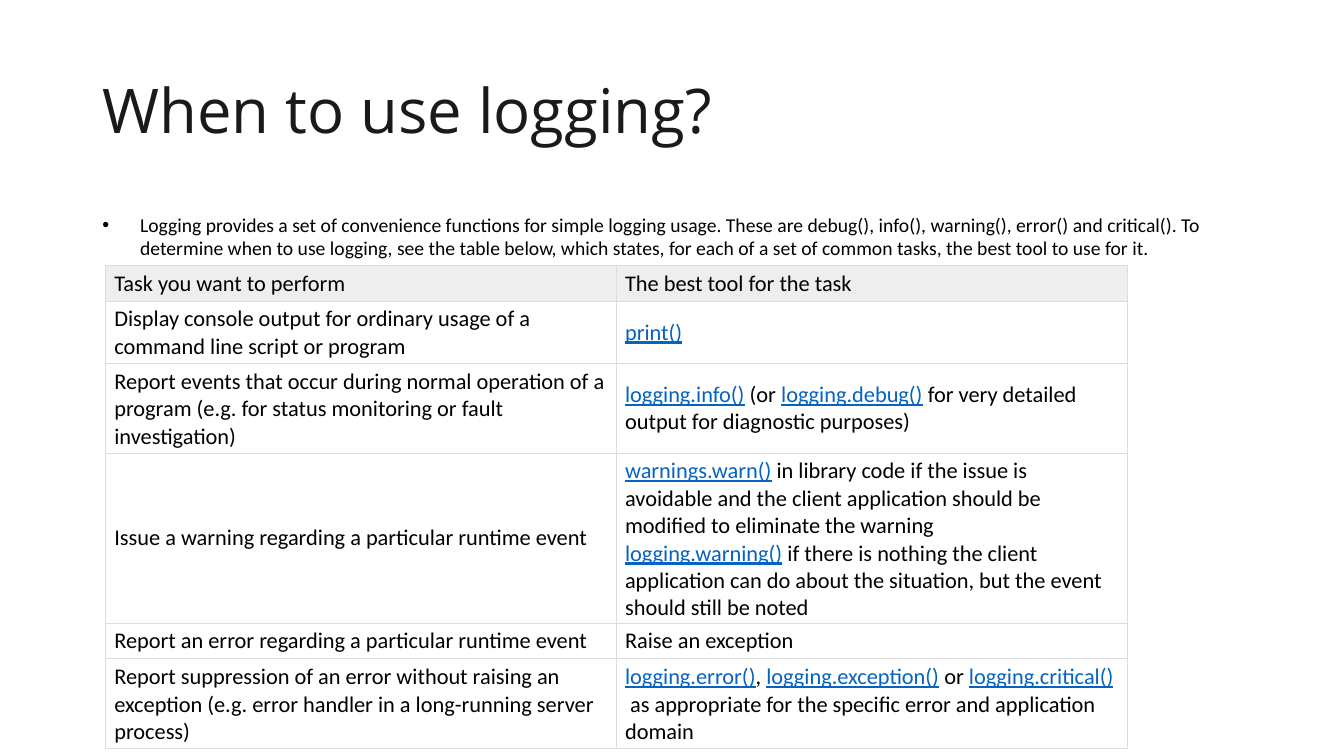
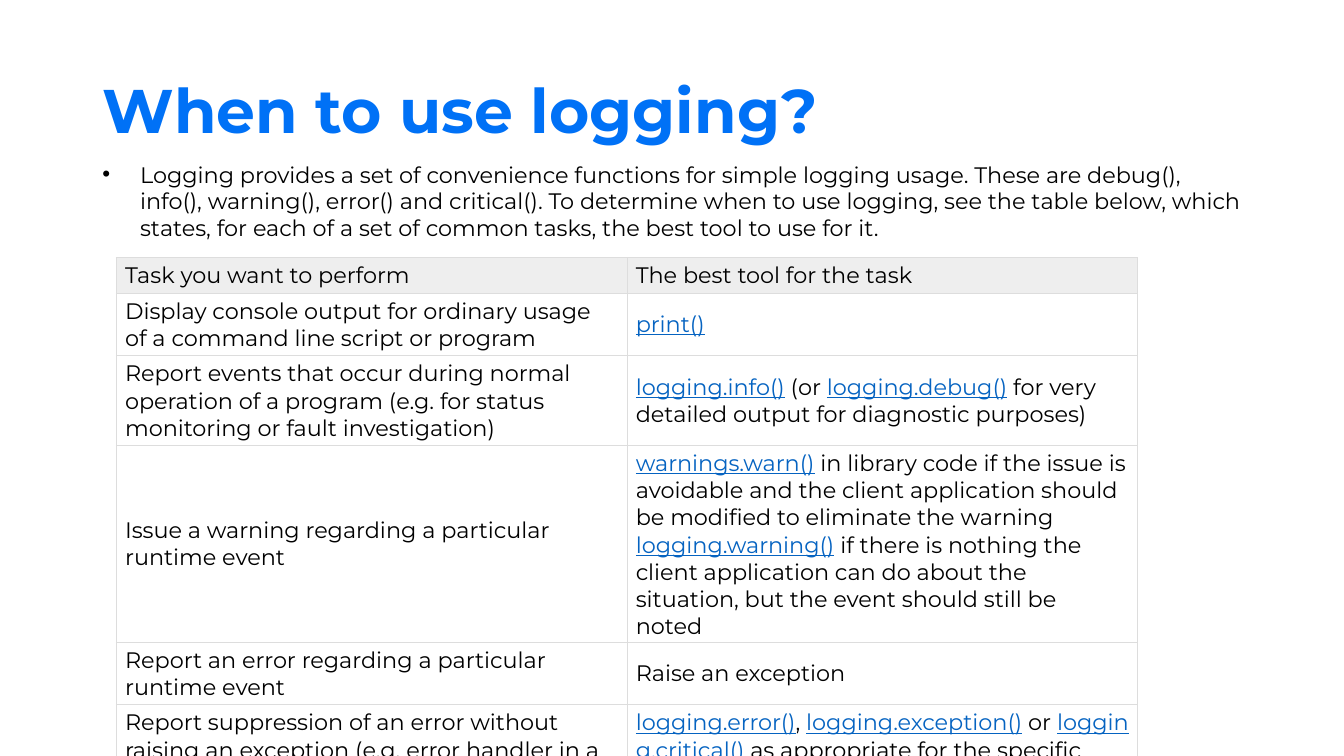
Before and after one commit to Spax04/PythonCourse, a slide deck: slide 21 of adv_new/Module 03 - Exception handling and Logging.pptx. Drawn at 1344x756 pixels with LibreOffice and Linux fonts; fonts in the diff are those of the drawing; background and template pictures are left out. Boxes give left, top, right and bottom in pixels: in the first picture for what was removed or moved away, otherwise in the second. Text is boxed around its words. In the diff, an @@ line names an element or a change of style, - is before the commit and + after.

```diff
--- a/adv_new/Module 03 - Exception handling and Logging.pptx
+++ b/adv_new/Module 03 - Exception handling and Logging.pptx
@@ title "When to use logging?" at <box>102,84,818,146</box>: font Open Sans to Montserrat, text colour #1A1A1A to #0071F6, bold on @@
@@ text "Logging provides a set of ...": place and size @@
-text "Logging provides a set of ..." at <box>140,218,1199,259</box>
+text "Logging provides a set of ..." at <box>140,166,1240,240</box>
@@ text "Logging provides a set of ..." at <box>140,166,1240,240</box>: size 14 to 16 pt, font Calibri to Montserrat @@
@@ table at <box>116,258,1138,742</box> @@
@@ font Calibri to Montserrat @@
@@ table: place and size @@
-table at <box>106,265,1128,749</box>
+table at <box>116,258,1138,742</box>
```
Also in this commit, not shown: 32 other slides changed, 15 other files.
